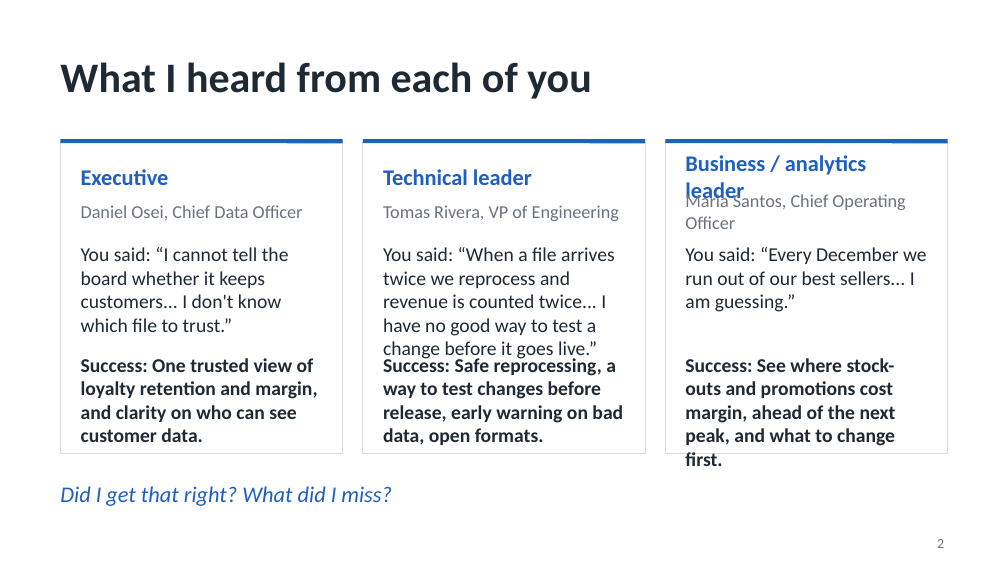
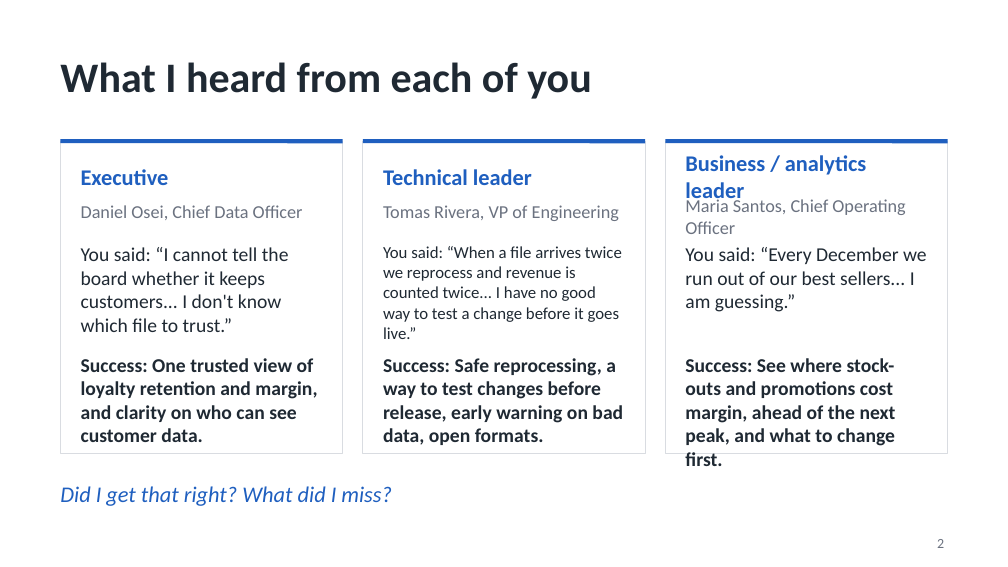
Before and after one commit to jalisyed/r5-drybuild2, a slide deck: slide 2 of deck/Presales_Deck.pptx. Drawn at 1008x567 pixels with LibreOffice and Linux fonts; fonts in the diff are those of the drawing. Boxes give left, top, right and bottom in pixels: in the first picture for what was removed or moved away, otherwise in the second. Text is boxed around its words. In the diff, an @@ line names an element or a change of style, - is before the commit and + after.

```diff
--- a/deck/Presales_Deck.pptx
+++ b/deck/Presales_Deck.pptx
@@ text "Maria Santos, Chief Operating Officer": place and size @@
-text "Maria Santos, Chief Operating Officer" at [685, 193, 905, 229]
+text "Maria Santos, Chief Operating Officer" at [685, 197, 905, 234]
@@ text "You said: “When a file ..." at [383, 246, 622, 339]: size 14 to 12 pt @@
```
Also in this commit, not shown: 10 other slides changed, 2 slides added, 3 other files.
